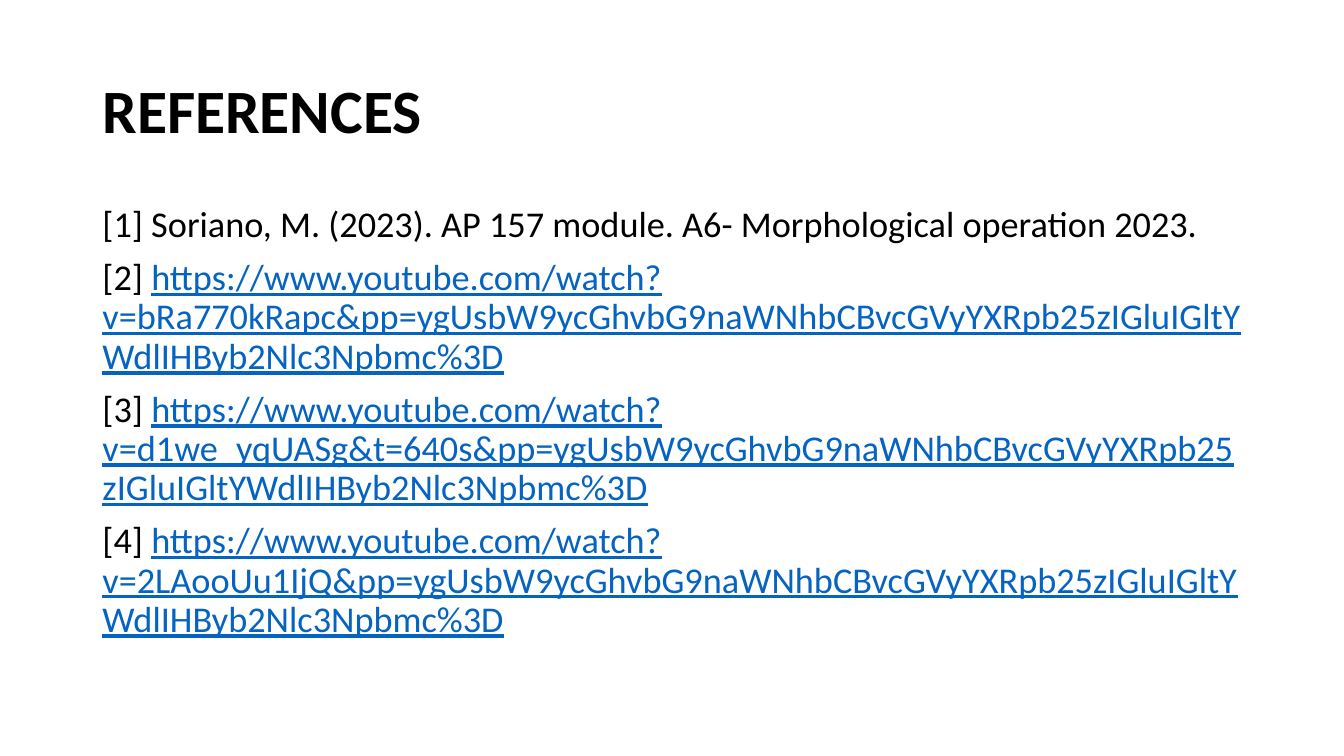
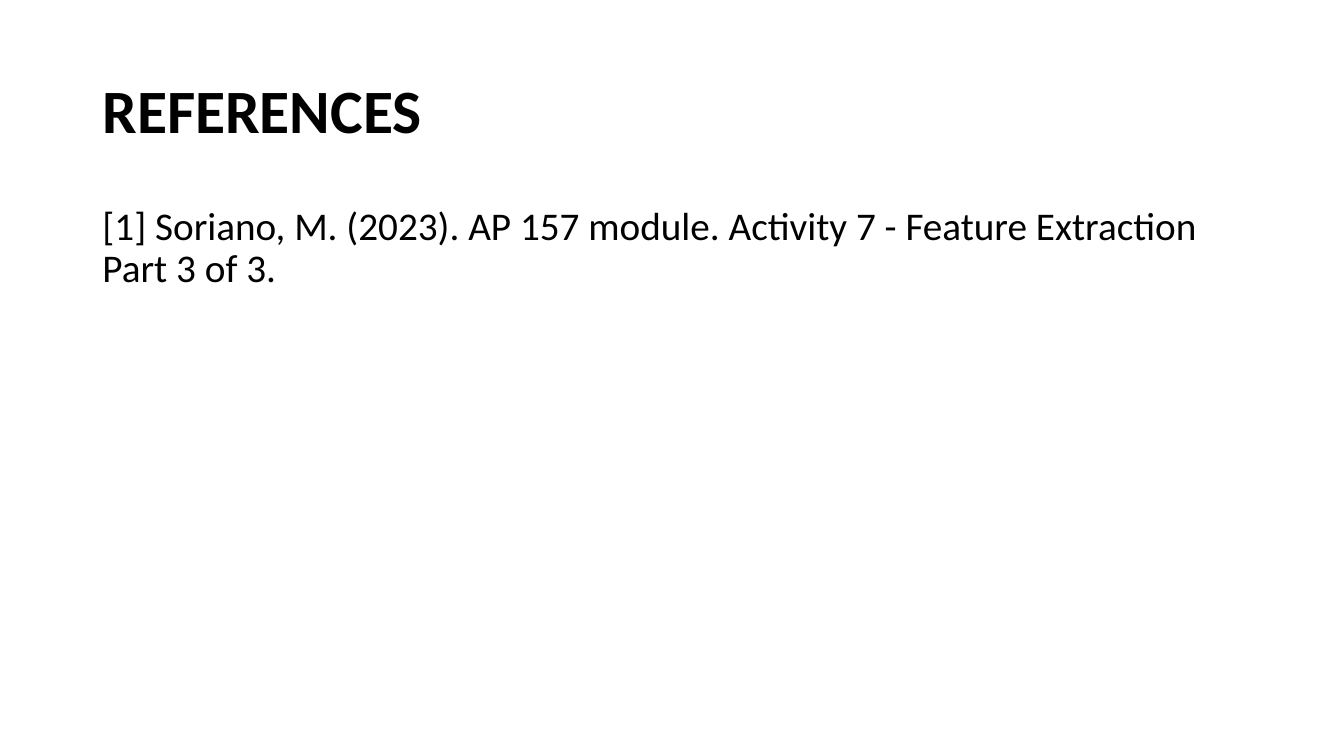
Before and after one commit to genvert/AP_157_FX-2_Vertudez, a slide deck: slide 8 of Activity 7/Vertudez_Activity_7_Report.pptx (slide 6 before the commit). Drawn at 1344x756 pixels with LibreOffice and Linux fonts; fonts in the diff are those of the drawing. Boxes give left, top, right and bottom in pixels: in the first picture for what was removed or moved away, otherwise in the second. Text is boxed around its words. In the diff, an @@ line names an element or a change of style, - is before the commit and + after.

```diff
--- a/Activity 7/Vertudez_Activity_7_Report.pptx
+++ b/Activity 7/Vertudez_Activity_7_Report.pptx
@@ text at [102,211,1196,283]: text changed; size 25.9 to 28 pt; text colour #0563C1 to #000000 @@
-[1] Soriano, M. (2023). AP 157 module. A6- Morphological operation 2023.
-[2] https://www.youtube.com/watch?v=bRa770kRapc&pp=ygUsbW9ycGhvbG9naWNhbCBvcGVyYXRpb25zIGluIGltYWdlIHByb2Nlc3Npbmc%3D
-[3] https://www.youtube.com/watch?v=d1we_yqUASg&t=640s&pp=ygUsbW9ycGhvbG9naWNhbCBvcGVyYXRpb25zIGluIGltYWdlIHByb2Nlc3Npbmc%3D
-[4] https://www.youtube.com/watch?v=2LAooUu1IjQ&pp=ygUsbW9ycGhvbG9naWNhbCBvcGVyYXRpb25zIGluIGltYWdlIHByb2Nlc3Npbmc%3D
+[1] Soriano, M. (2023). AP 157 module. Activity 7 - Feature Extraction Part 3 of 3.
```
Also in this commit, not shown: 4 other slides changed, 3 slides added, 1 slide removed, 7 other files.
